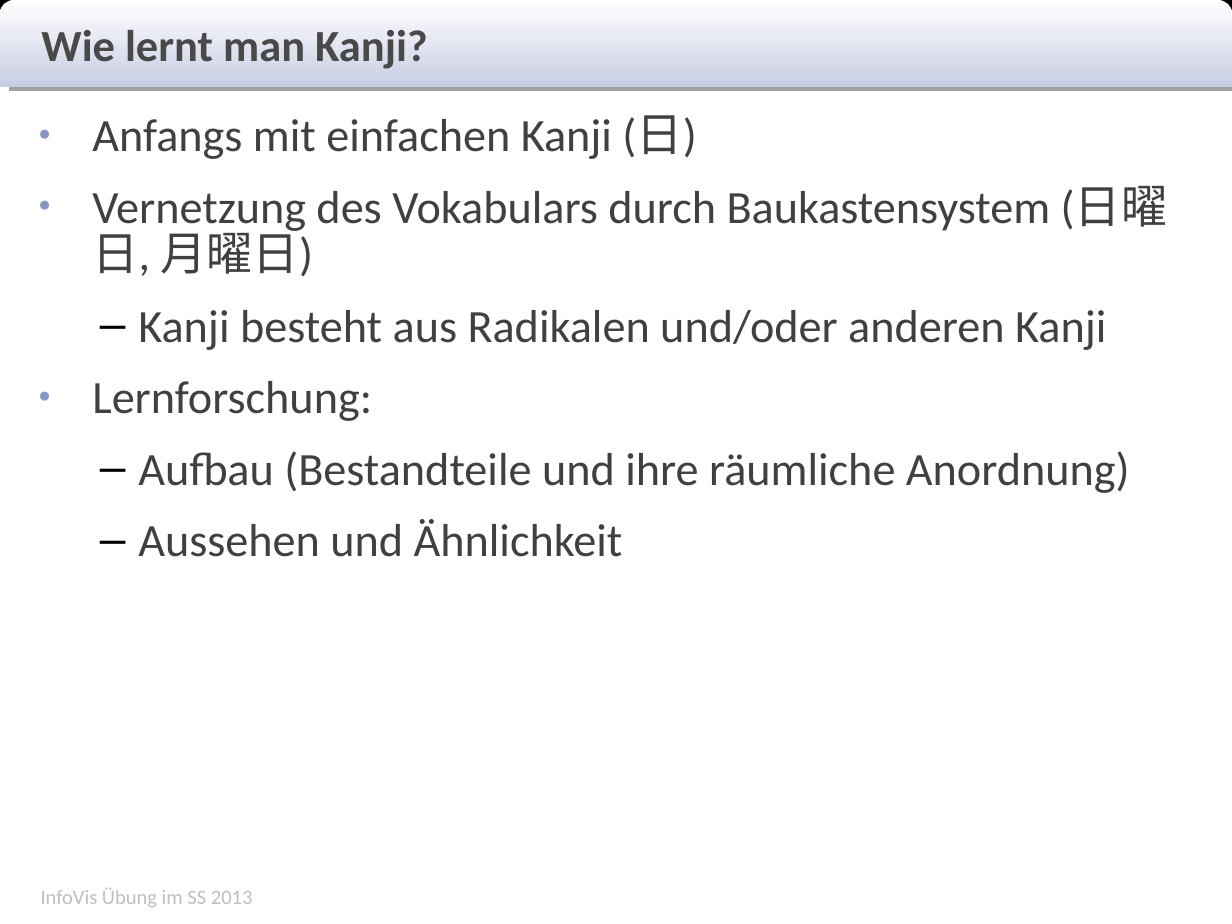
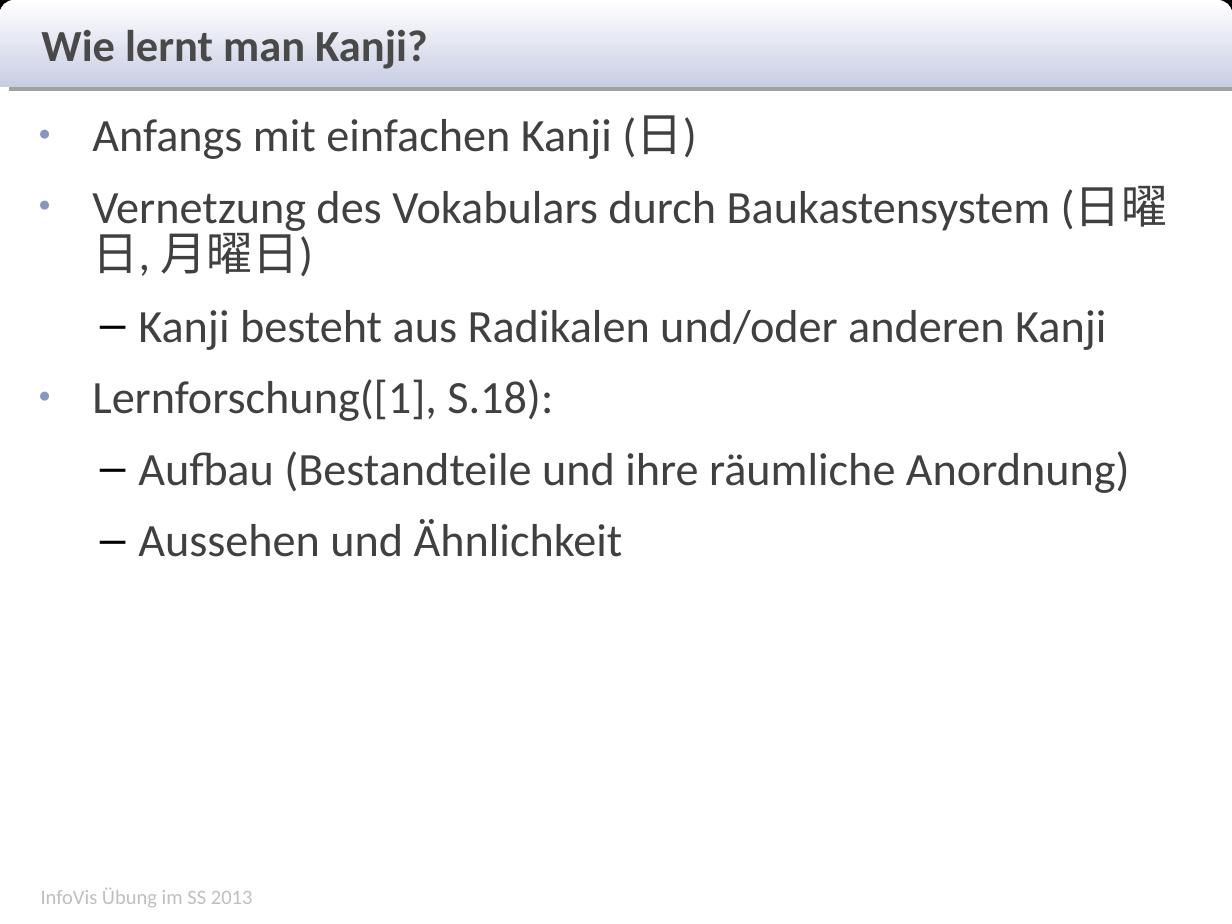
Before and after one commit to Rajikarubijua/bushumappu, a slide deck: slide 4 of presentation/abschlusspräsentation.odp (slide 5 before the commit). Drawn at 1232x924 pixels with LibreOffice and Linux fonts; fonts in the diff are those of the drawing. Boxes give left, top, right and bottom in pixels: in the first picture for what was removed or moved away, otherwise in the second. Text is boxed around its words. In the diff, an @@ line names an element or a change of style, - is before the commit and + after.

```diff
--- a/presentation/abschlusspräsentation.odp
+++ b/presentation/abschlusspräsentation.odp
@@ text at <box>92,379,553,421</box>: text changed @@
-● Lernforschung:
+● Lernforschung([1], S.18):
```
Also in this commit, not shown: 3 other slides changed, 1 slide added, 2 slides removed, 1 other file.
